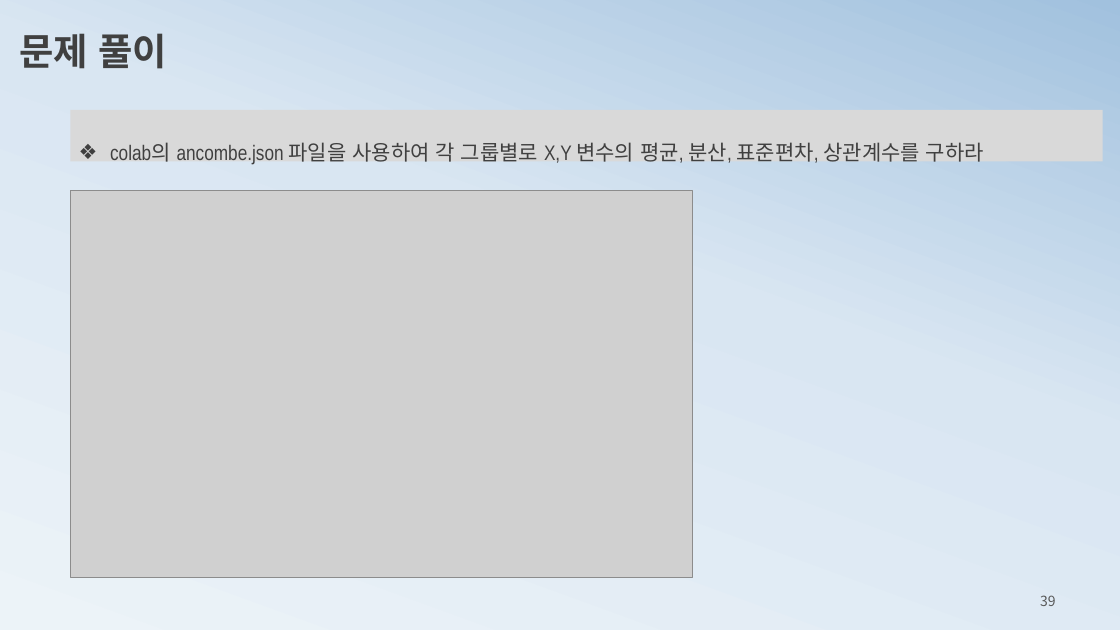
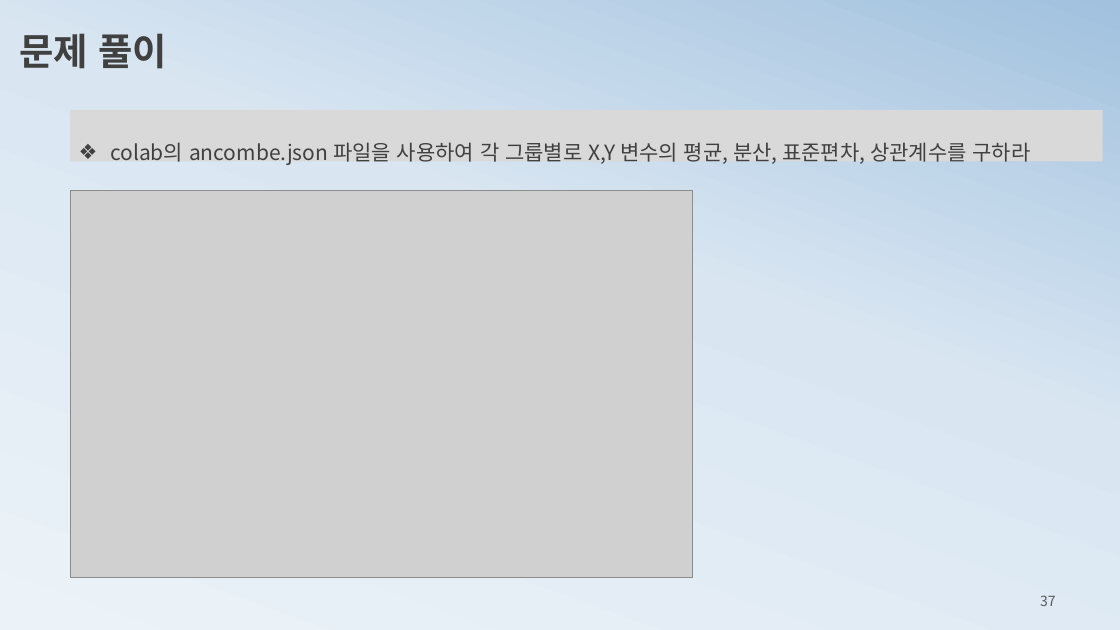
Before and after one commit to ancestor9/mathematics-for-machine-learning, a slide deck: slide 37 of 1_statistics for machine learning.pptx (slide 39 before the commit). Drawn at 1120x630 pixels with LibreOffice and Linux fonts; fonts in the diff are those of the drawing; grey boxes stand for pictures. Boxes give left, top, right and bottom in pixels: in the first picture for what was removed or moved away, otherwise in the second. Text is boxed around its words. In the diff, an @@ line names an element or a change of style, - is before the commit and + after.

```diff
--- a/1_statistics for machine learning.pptx
+++ b/1_statistics for machine learning.pptx
@@ rectangle "colab의 ancombe.json 파일을 사용하여 각 ..." at [71,110,1102,161]: font Arial Narrow to Noto Sans CJK KR @@
@@ page number at [1040,595,1056,606]: text changed @@
-39
+37
```
Also in this commit, not shown: 18 other slides changed, 5 slides added, 2 slides removed.
